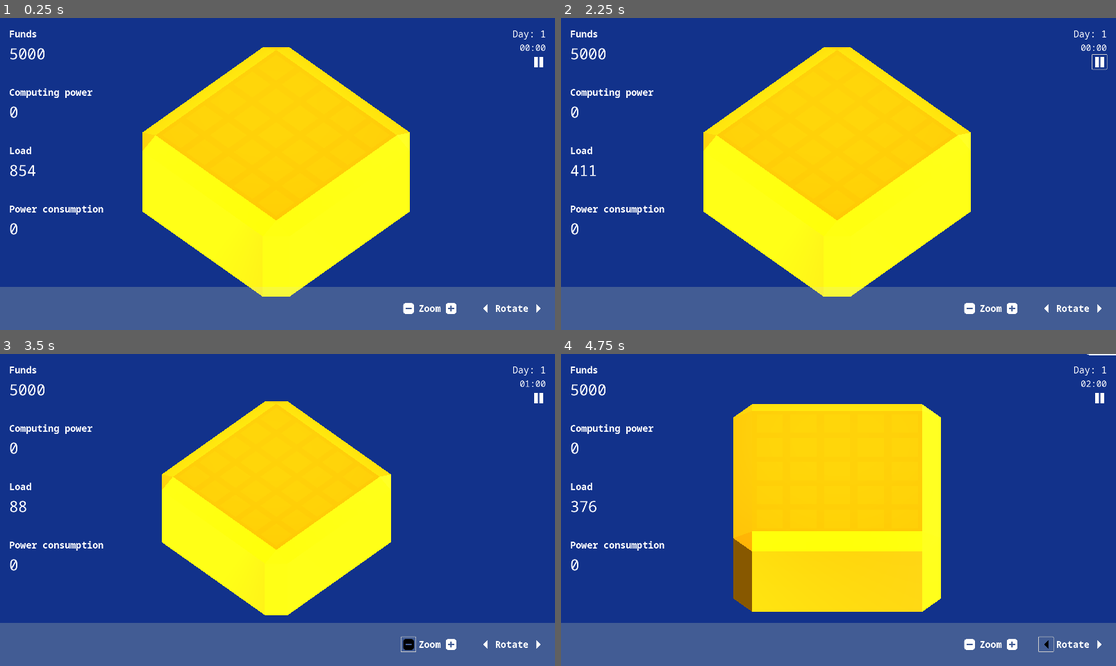
Above: before the commit, frames 1-4 (two rows, left to right).
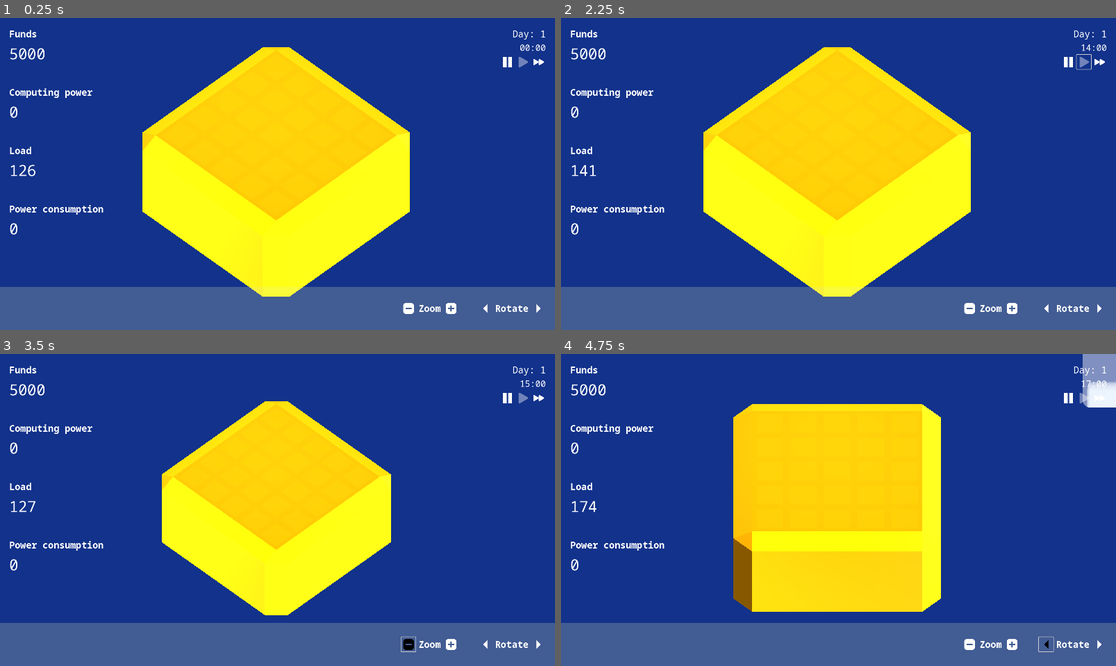
Above: after the commit, the same moments.

Repository: maroun-baydoun/will-it-scale
Game: Godot game, scene res://scenes/main.tscn
The game is run twice, just before and just after one commit, with the same random seed, the same clock (stepped at 60 frames per second) and the same inputs.
Inputs (mouse positions are in pixels of both pictures, inside the frame that each line leads up to; where the layout moved, square brackets give the same spot in the first picture):
- Up to frame 1 (0.25 s): no input
- Up to frame 2 (2.25 s): click (1066, 61) [1099, 61] at 0.5 s; click (1099, 61) at 1.27 s; click (1082, 61) at 2.02 s
- Up to frame 3 (3.5 s): click (410, 644) at 2.75 s
- Up to frame 4 (4.75 s): click (1010, 644) at 3.5 s; click (1043, 644) at 4.25 s

The runs differ from the first frame. In frame 1, 0.2% of the frame differs, in the area x 1-98%, y 12-51%; in frame 2, 0.3%; in frame 3, 0.2%; in frame 4, 1.1%, in the area x 1-100%, y 0-51%.

Commit message:
Add fast forward button

Diff:
--- /dev/null
+++ b/assets/icons/fast-forward.svg
@@ -0,0 +1,8 @@
+<?xml version="1.0" encoding="UTF-8"?>
+<!-- Uploaded to: SVG Repo, www.svgrepo.com, Generator: SVG Repo Mixer Tools -->
+<svg width="800px" height="800px" viewBox="0 0 16 16" xmlns="http://www.w3.org/2000/svg">
+    <g fill="#ffffff">
+        <path d="m 2 4 c 0.179688 0 0.359375 0.046875 0.515625 0.140625 l 5 3 c 0.648437 0.386719 0.648437 1.328125 0 1.71875 l -5 3 c -0.15625 0.089844 -0.335937 0.140625 -0.515625 0.136719 c -1 0.003906 -1 -0.996094 -1 -0.996094 v -6 s -0.003906 -1 1 -1 z m 0 0"/>
+        <path d="m 9 4 c 0.179688 0 0.359375 0.046875 0.515625 0.140625 l 5 3 c 0.648437 0.386719 0.648437 1.328125 0 1.71875 l -5 3 c -0.15625 0.089844 -0.335937 0.140625 -0.515625 0.136719 c -1 0.003906 -1 -0.996094 -1 -0.996094 v -6 s -0.003906 -1 1 -1 z m 0 0"/>
+    </g>
+</svg>
--- a/gui/date-time-display.tscn
+++ b/gui/date-time-display.tscn
@@ -1,9 +1,11 @@
-[gd_scene load_steps=5 format=3 uid="uid://burvuv1q1oe1t"]
+[gd_scene load_steps=7 format=3 uid="uid://burvuv1q1oe1t"]
 
 [ext_resource type="Script" path="res://scripts/date-time-display.gd" id="1_jtxx4"]
 [ext_resource type="FontFile" uid="uid://cwxxvels6k7tt" path="res://assets/fonts/NotoSansMono-Regular.ttf" id="2_i6f01"]
 [ext_resource type="Texture2D" uid="uid://dqbygo20rnmob" path="res://assets/icons/pause.svg" id="3_3u462"]
 [ext_resource type="Theme" uid="uid://b6h58sqqjjw4q" path="res://theme.tres" id="3_q2v6x"]
+[ext_resource type="Texture2D" uid="uid://c6hxut05mhsr0" path="res://assets/icons/play.svg" id="5_0qy1b"]
+[ext_resource type="Texture2D" uid="uid://cbtts74lycygo" path="res://assets/icons/fast-forward.svg" id="5_iall4"]
 
 [node name="date-time-display" type="Control"]
 layout_mode = 3
@@ -62,4 +64,25 @@
 flat = true
 icon_alignment = 2
 
+[node name="PlayButton" type="Button" parent="MarginContainer/VBoxContainer/HBoxContainer"]
+unique_name_in_owner = true
+process_mode = 3
+layout_mode = 2
+theme = ExtResource("3_q2v6x")
+disabled = true
+icon = ExtResource("5_0qy1b")
+flat = true
+icon_alignment = 2
+
+[node name="FastForwardButton" type="Button" parent="MarginContainer/VBoxContainer/HBoxContainer"]
+unique_name_in_owner = true
+process_mode = 3
+layout_mode = 2
+theme = ExtResource("3_q2v6x")
+icon = ExtResource("5_iall4")
+flat = true
+icon_alignment = 2
+
 [connection signal="pressed" from="MarginContainer/VBoxContainer/HBoxContainer/PauseButton" to="." method="_on_pause_button_pressed"]
+[connection signal="pressed" from="MarginContainer/VBoxContainer/HBoxContainer/PlayButton" to="." method="_on_play_button_pressed"]
+[connection signal="pressed" from="MarginContainer/VBoxContainer/HBoxContainer/FastForwardButton" to="." method="_on_fast_forward_button_pressed"]
--- a/scripts/date-time-display.gd
+++ b/scripts/date-time-display.gd
@@ -4,9 +4,8 @@
 @onready var day_label: Label = %DayLabel
 @onready var hour_label: Label = %HourLabel
 @onready var pause_button: Button = %PauseButton
-
-@onready var pause_icon: CompressedTexture2D = load("res://assets/icons/pause.svg")
-@onready var play_icon: CompressedTexture2D = load("res://assets/icons/play.svg")
+@onready var play_button: Button = %PlayButton
+@onready var fast_forward_button: Button = %FastForwardButton
 
 
 const DAY_FORMAT: String = "Day: %s"
@@ -36,10 +35,26 @@
 
 
 func _on_pause_button_pressed() -> void:
-	var is_paused := !get_tree().paused
-	get_tree().paused = is_paused
+	get_tree().paused = true
 
-	if is_paused:
-		pause_button.icon = play_icon
-	else:
-		pause_button.icon = pause_icon
+	play_button.disabled = false
+	fast_forward_button.disabled = false
+	pause_button.disabled = true
+
+
+func _on_play_button_pressed() -> void:
+	get_tree().paused = false
+	Engine.time_scale = 1.0
+
+	play_button.disabled = true
+	pause_button.disabled = false
+	fast_forward_button.disabled = false
+
+
+func _on_fast_forward_button_pressed() -> void:
+	get_tree().paused = false
+	Engine.time_scale = 20.0
+
+	fast_forward_button.disabled = true
+	play_button.disabled = false
+	pause_button.disabled = false
--- a/scripts/main.gd
+++ b/scripts/main.gd
@@ -86,7 +86,7 @@
 	date_time_display.current_hour = hour
 	date_time_display.current_day = day
 
-	traffic_manager.generate_traffic()
+	traffic_manager.generate_traffic(server_container.total_computing_power, date_time_manager.current_day)
 	statistics_panel.current_load = traffic_manager.current_load
 
 
--- a/scripts/managers/traffic-manager.gd
+++ b/scripts/managers/traffic-manager.gd
@@ -3,10 +3,23 @@
 
 var random_number_generator := RandomNumberGenerator.new()
 
-var current_sessions :=0
+var current_sessions := 0
 var current_load := 0.0
 var session_computing_cost := 1.0
+var served_sessions := 0
 
-func generate_traffic() -> void:
-	current_sessions = random_number_generator.randi_range(10, 1000)
+var initial_sessions := 1.0
+var previous_sessions := 0
+
+func generate_traffic(handleable_load: float, day: int) -> void:
+	current_sessions = _generate_sessions(day)
 	current_load = current_sessions * session_computing_cost
+
+	var handled_load := handleable_load if current_load > handleable_load else current_load
+	served_sessions = handled_load / session_computing_cost
+
+
+func _generate_sessions(day: int) -> int:
+	var delta := initial_sessions * pow(1.01, day)
+
+	return previous_sessions + round(random_number_generator.randf_range(delta, delta * 2) * 100.0)
--- a/theme.tres
+++ b/theme.tres
@@ -2,3 +2,5 @@
 
 [resource]
 Button/colors/icon_hover_color = Color(0, 0, 0, 1)
+Button/colors/icon_hover_pressed_color = Color(0, 0, 0, 1)
+Button/colors/icon_pressed_color = Color(0, 0, 0, 1)
Not shown, added: assets/icons/fast-forward.svg.import
